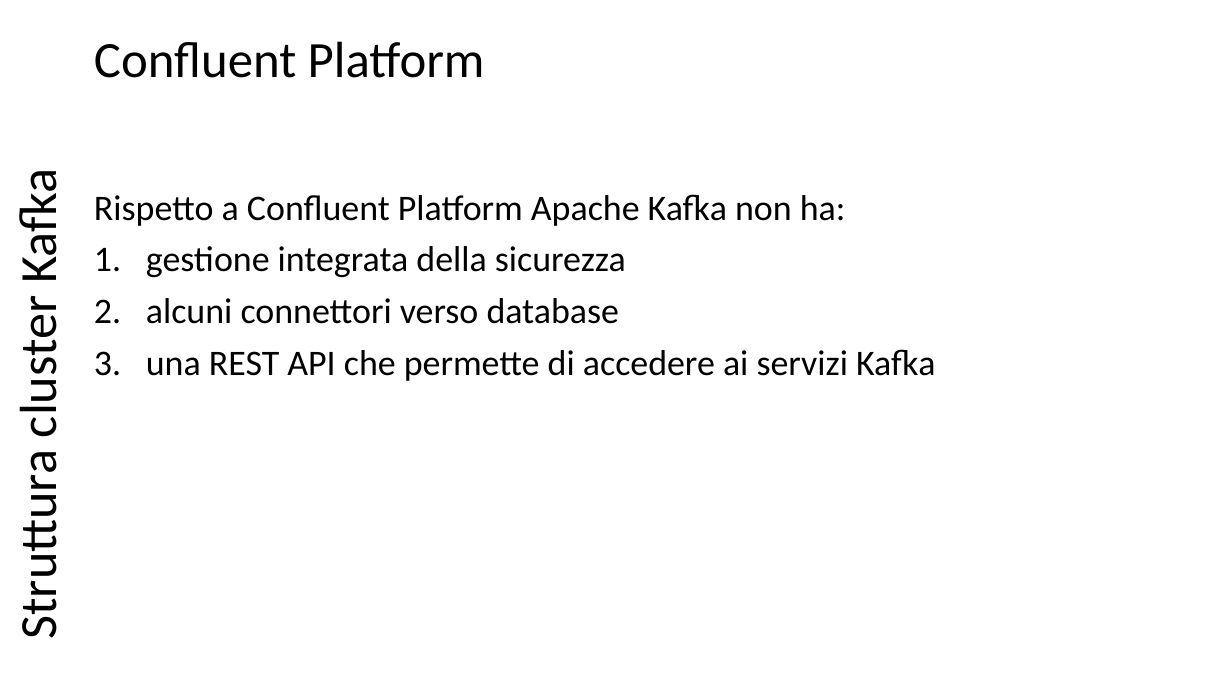
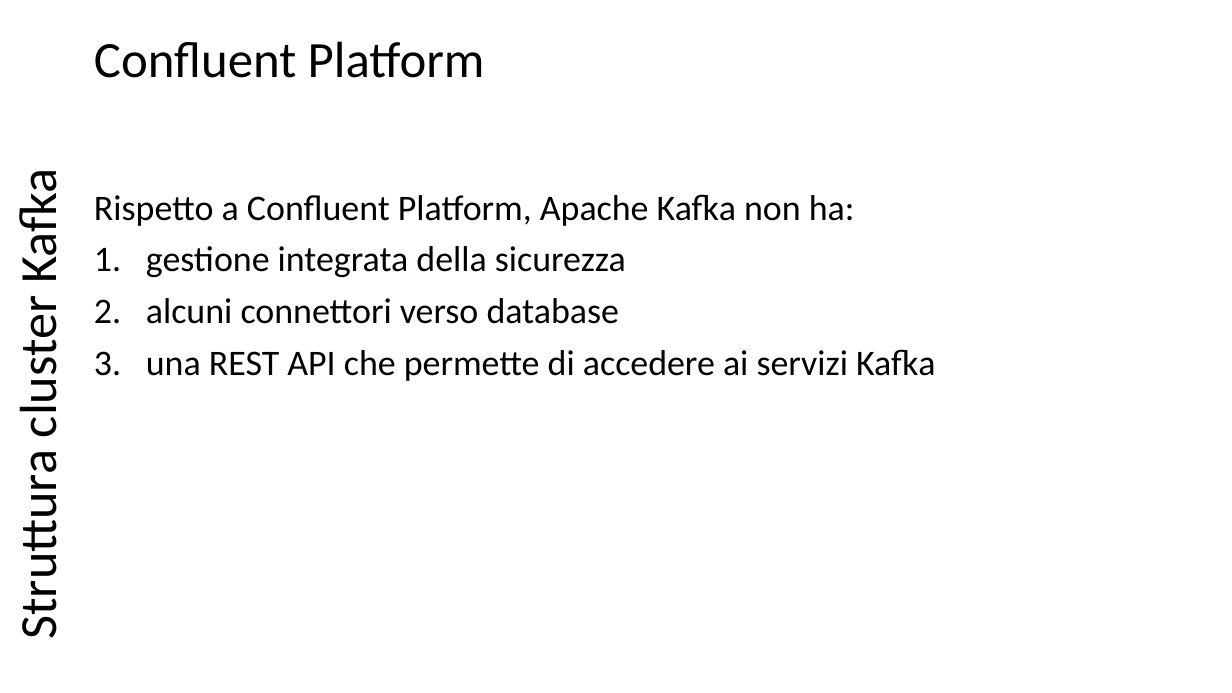
Before and after one commit to scastagnoli/academySisal, a slide deck: slide 13 of kafka.pptx. Drawn at 1232x693 pixels with LibreOffice and Linux fonts; fonts in the diff are those of the drawing. Boxes give left, top, right and bottom in pixels: in the first picture for what was removed or moved away, otherwise in the second. Text is boxed around its words. In the diff, an @@ line names an element or a change of style, - is before the commit and + after.

```diff
--- a/kafka.pptx
+++ b/kafka.pptx
@@ text at box(94, 194, 855, 226): text changed @@
-Rispetto a Confluent Platform Apache Kafka non ha:
+Rispetto a Confluent Platform, Apache Kafka non ha:
```
Also in this commit, not shown: 5 other slides changed.
